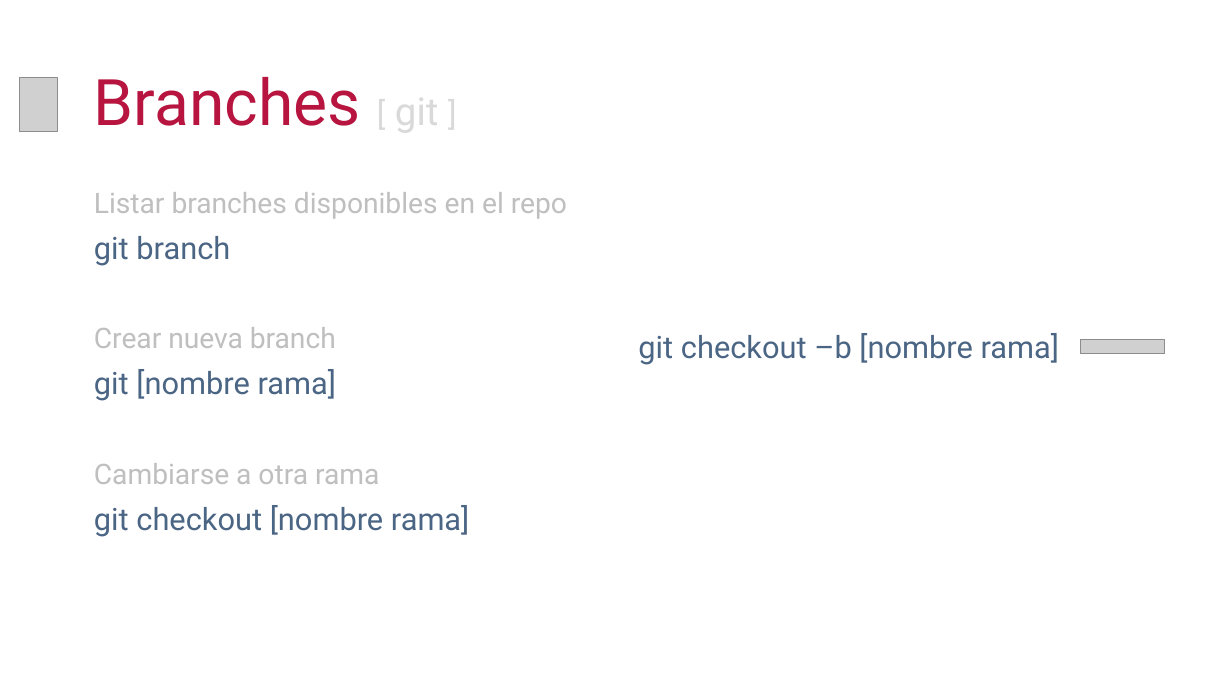
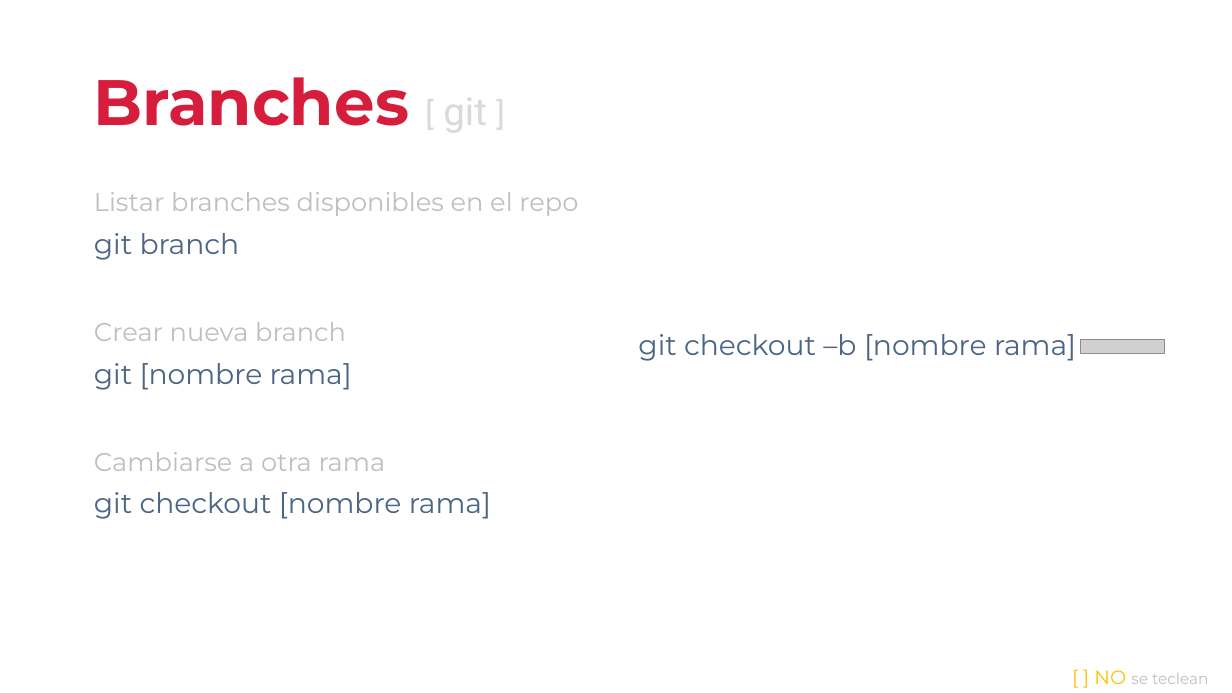
Before and after one commit to cimadev/PlaticasTalleres, a slide deck: slide 14 of 2018/Git-github-fundamentals/gitgithubfundamentals.pptx. Drawn at 1232x693 pixels with LibreOffice and Linux fonts; fonts in the diff are those of the drawing; grey boxes stand for pictures. Boxes give left, top, right and bottom in pixels: in the first picture for what was removed or moved away, otherwise in the second. Text is boxed around its words. In the diff, an @@ line names an element or a change of style, - is before the commit and + after.

```diff
--- a/2018/Git-github-fundamentals/gitgithubfundamentals.pptx
+++ b/2018/Git-github-fundamentals/gitgithubfundamentals.pptx
@@ text "Branches [ git ]" at box(94, 77, 487, 136): font Roboto to Montserrat, text colour #B71540 to #D61E3C, bold on in "Branches" @@
@@ picture removed at box(19, 78, 57, 131) @@
@@ text "Listar branches disponibles en el ..." at box(94, 192, 578, 519): size 22 to 20 pt in "Listar branches disponibles en el repo", "Crear nueva branch", "Cambiarse a otra rama"; font Roboto to Montserrat; size 24 to 22 pt in "git branch", "git [nombre rama]", "git checkout [nombre rama]" @@
@@ text "git checkout –b [nombre rama]" at box(638, 334, 1076, 361): size 24 to 22 pt, font Roboto to Montserrat @@
@@ text added at box(1094, 670, 1208, 684), 12 pt, text #BFBFBF @@
+[ ] NO se teclean
```
Also in this commit, not shown: 18 other slides changed, 1 slide added, 6 other files.
